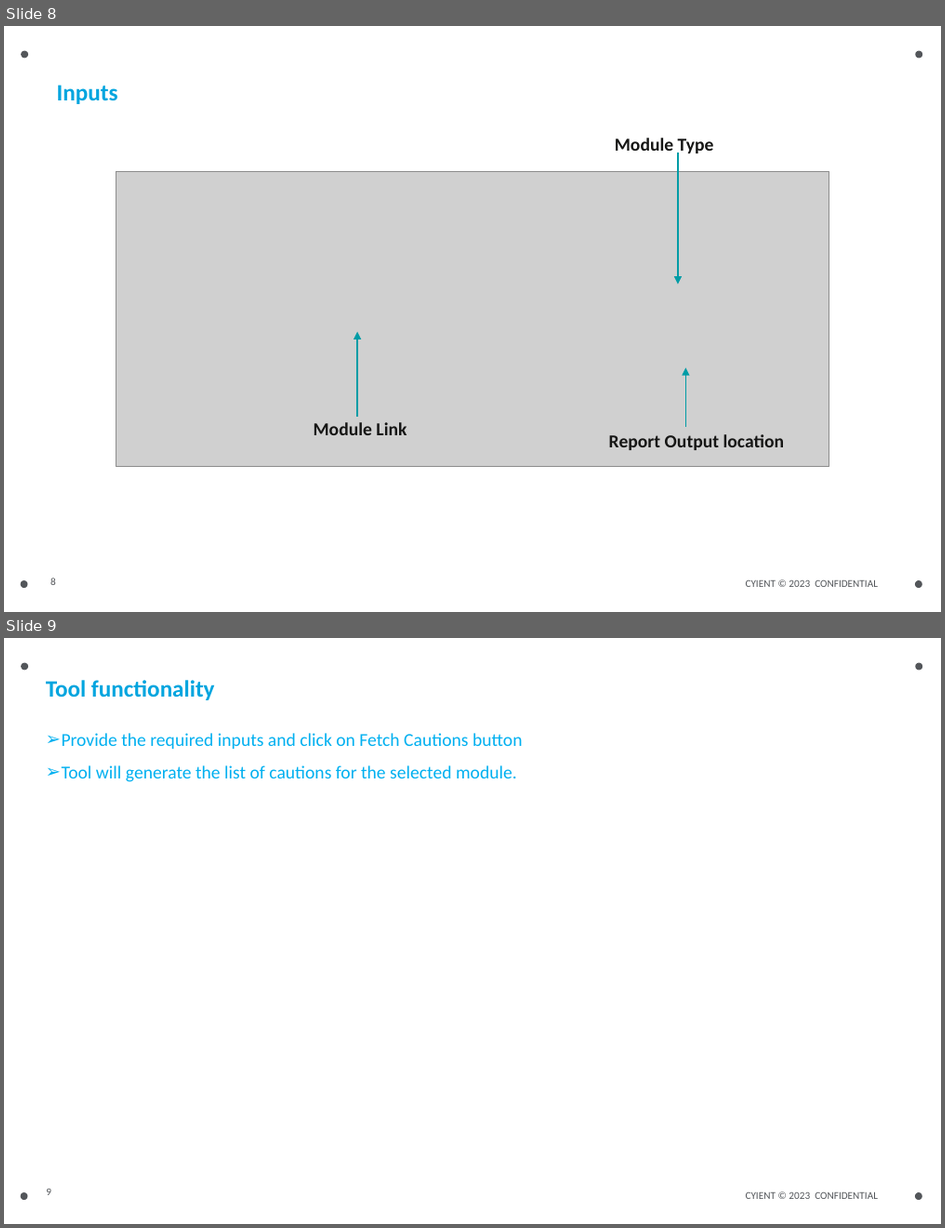
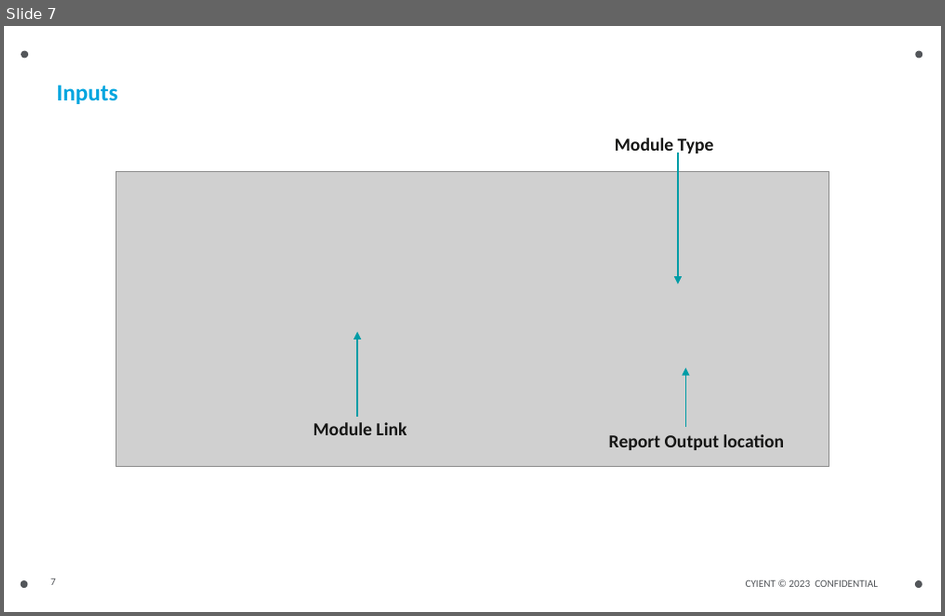
Before and after one commit to JeromeeKaram/FetchCaution, a slide deck: ExtractCautionsForEM/bin/Debug/bin/ExtractCautionsFromEngineManualTool.pptx. Shown one above the other, each under a label of ours: slides 8 and 9 before the commit, slide 7 after it. The pictures are 945x1228 and 945x616 pixels, drawn with LibreOffice and Linux fonts; fonts in the diff are those of the drawing; grey boxes stand for pictures. Boxes give left, top, right and bottom in pixels: in the first picture for what was removed or moved away, otherwise in the second. Text is boxed around its words. In the diff, an @@ line names an element or a change of style, - is before the commit and + after.

Commit message:
changed help document and font for input boxes

```diff
--- a/ExtractCautionsForEM/bin/Debug/bin/ExtractCautionsFromEngineManualTool.pptx
+++ b/ExtractCautionsForEM/bin/Debug/bin/ExtractCautionsFromEngineManualTool.pptx
@@ slide 9 removed at (4, 638, 941, 1224), background #FFFFFF; not listed: 5 template elements that a slide beside it also shows @@
@@ title removed at (46, 680, 215, 700) @@
-Tool functionality
@@ text removed at (62, 733, 523, 782) @@
-➢ Provide the required inputs and click on Fetch Cautions button
-➢ Tool will generate the list of cautions for the selected module.
@@ page number removed at (46, 1189, 51, 1195) @@
-9
@@ what was slide 8 is now slide 7 @@
@@ page number at (50, 578, 56, 585): text changed @@
-8
+7
```
Also in this commit, not shown: 1 slide changed, 2 slides added, 1 other slide removed, 5 other files.
